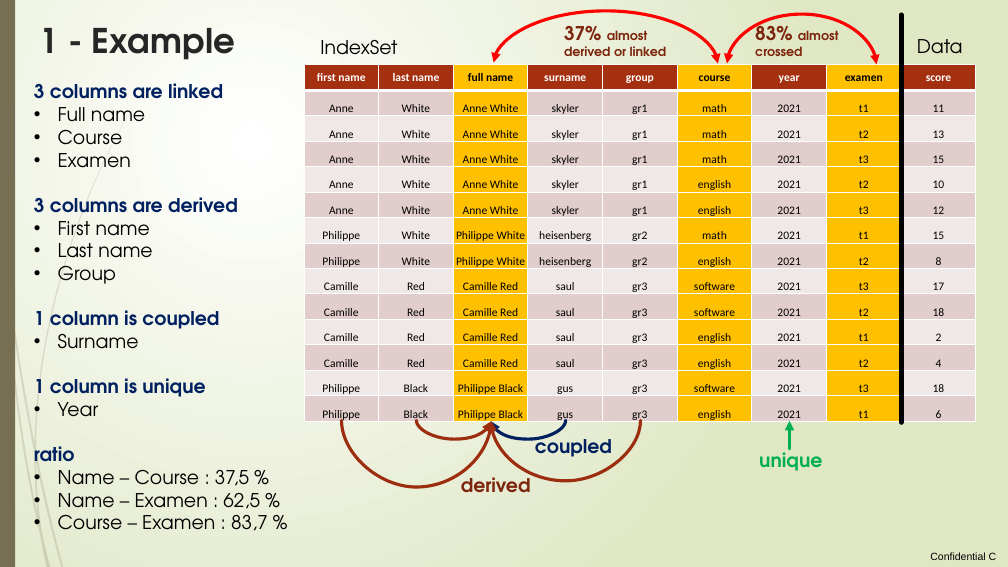
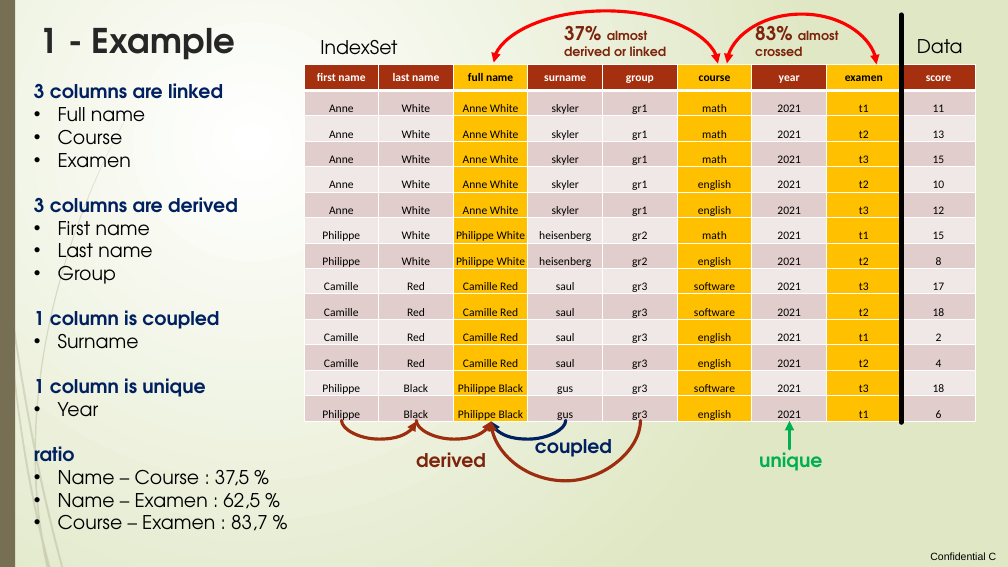
Before and after one commit to loco-philippe/Environmental-Sensing, a slide deck: slide 7 of documentation/ilist_technical.pptx. Drawn at 1008x567 pixels with LibreOffice and Linux fonts; fonts in the diff are those of the drawing. Boxes give left, top, right and bottom in pixels: in the first picture for what was removed or moved away, otherwise in the second. Text is boxed around its words. In the diff, an @@ line names an element or a change of style, - is before the commit and + after.

```diff
--- a/documentation/ilist_technical.pptx
+++ b/documentation/ilist_technical.pptx
@@ curved arrow moved from (342, 420) - (491, 421) to (342, 420) - (417, 421) @@
@@ text "derived" rewrapped from <box>461,472,531,493</box> to <box>416,452,486,468</box> @@
```
Also in this commit, not shown: 7 other slides changed, 3 slides added, 2 other files.
